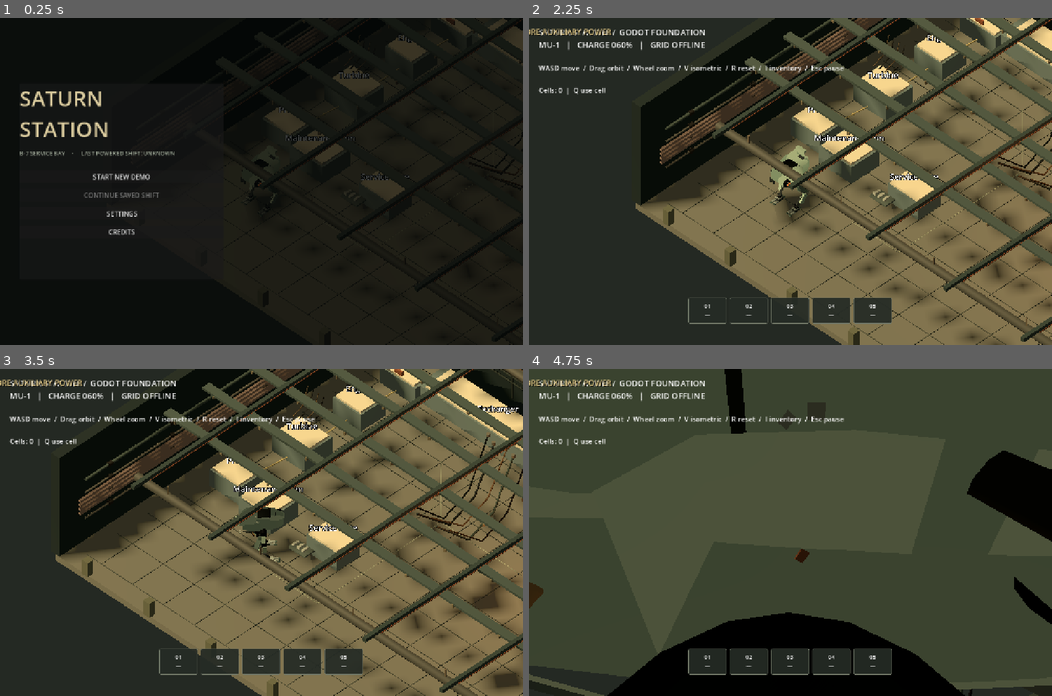
Above: before the commit, frames 1-4 (two rows, left to right).
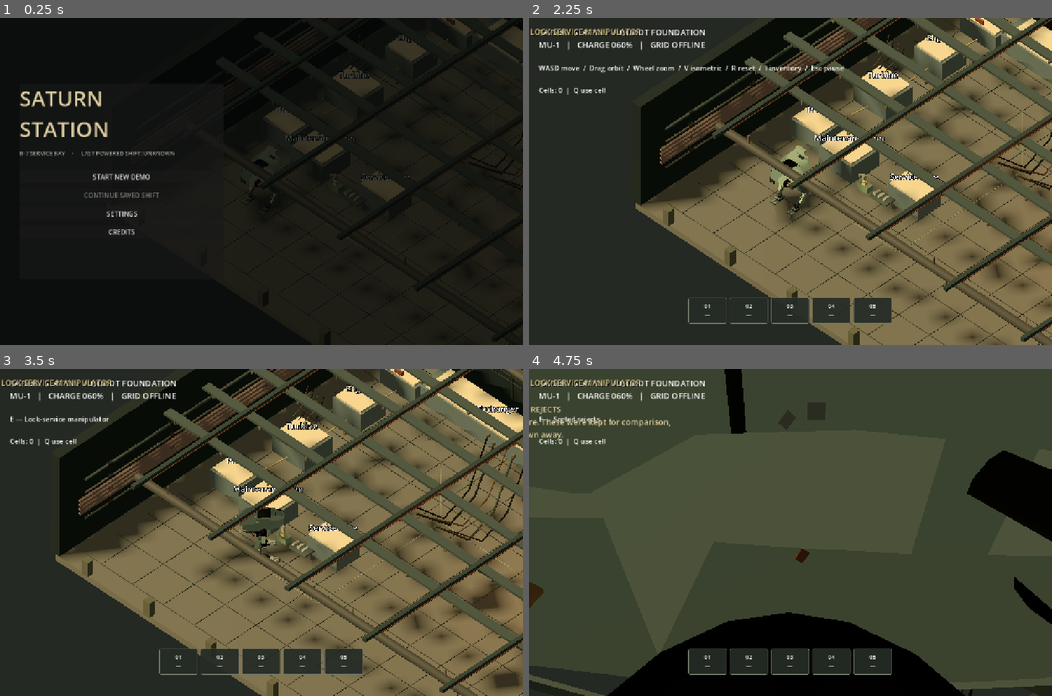
Above: after the commit, the same moments.

Repository: thetruenadia/saturn-station
Game: Godot game, scene res://main_menu.tscn
The game is run twice, just before and just after one commit, with the same random seed, the same clock (stepped at 60 frames per second) and the same inputs.
Inputs (mouse positions are in pixels of both pictures, inside the frame that each line leads up to):
- Up to frame 1 (0.25 s): no input
- Up to frame 2 (2.25 s): click "START NEW DEMO" at 0.5 s; click "BEGIN BOOT SEQUENCE" at 1.25 s; click "Y · SKIP CUTSCENE" at 2 s
- Up to frame 3 (3.5 s): tap Enter at 2.75 s; move the mouse to (376, 516) at 2.77 s; hold D from 2.78 s (still down); tap E at 2.85 s; click (376, 516) at 2.92 s
- Up to frame 4 (4.75 s): release D at 3.5 s; drag from (685, 548) to (764, 597) at 3.52 s; tap Space at 4.25 s; move the mouse to (842, 460) at 4.27 s; hold D from 4.28 s (still down); tap V at 4.35 s; tap E at 4.55 s

The runs differ from the first frame. In frame 1, less than 0.1% of the frame differs, in the area x 63-65%, y 49-52%; in frame 2, 0.4%; in frame 3, 0.9%; in frame 4, 1.2%, in the area x 0-61%, y 3-22%.
Error before the commit: Invalid access to property or key 'note_taken' on a base object of type 'RefCounted (progression.gd)'. (res://workshop.gd:901)

Commit message:
Port manipulator recovery and item inspection

Diff:
--- a/godot/progression.gd
+++ b/godot/progression.gd
@@ -11,12 +11,15 @@
 var spec_released := false
 var spec_unlocked := false
 var claw_salvaged := false
+var manipulator_recovered := false
+var arm_equipped := false
 var probe_crafted := false
 var probe_installed := false
 var install_placed := false
 var door_open := false
 var finished := false
 var record_entry := ""
+var note_taken := false
 
 func add(type: String, count := 1) -> void:
 	inventory[type] = inventory.get(type,0)+count
@@ -38,11 +41,27 @@
 	if claw_salvaged or item_count() > 16:
 		return false
 	claw_salvaged = true
+	manipulator_recovered = true
+	add("manipulator")
 	for type in ["gear","chip","wire"]:
 		add(type)
 	return true
 
+func equip_manipulator() -> bool:
+	if not manipulator_recovered:
+		return false
+	arm_equipped = true
+	return true
+
+func stow_manipulator() -> bool:
+	if not manipulator_recovered or not arm_equipped:
+		return false
+	arm_equipped = false
+	return true
+
 func use_case() -> String:
+	if not arm_equipped:
+		return "A fitted manipulator is required to release the service case."
 	if not case_open:
 		case_open = true
 		return "Service case released. Interact again to recover cell."
@@ -102,7 +121,7 @@
 	return true
 
 func install(at_station: bool) -> bool:
-	if not probe_crafted or probe_installed or not install_placed or not powered or not at_station:
+	if not probe_crafted or probe_installed or not install_placed or not arm_equipped or not powered or not at_station:
 		return false
 	probe_installed = true
 	install_placed = false
@@ -125,9 +144,11 @@
 		"staged": staged.duplicate(true), "cells": cells, "case_open": case_open,
 		"cell_taken": cell_taken, "powered": powered, "authenticated": authenticated,
 		"spec_released": spec_released, "spec_unlocked": spec_unlocked,
-		"claw_salvaged": claw_salvaged, "probe_crafted": probe_crafted,
+		"claw_salvaged": claw_salvaged, "manipulator_recovered": manipulator_recovered,
+		"arm_equipped": arm_equipped, "probe_crafted": probe_crafted,
 		"probe_installed": probe_installed, "install_placed": install_placed,
-		"door_open": door_open, "finished": finished, "record_entry": record_entry
+		"door_open": door_open, "finished": finished, "record_entry": record_entry,
+		"note_taken": note_taken
 	}
 
 func restore(data: Dictionary) -> void:
@@ -142,9 +163,12 @@
 	spec_released = bool(data.get("spec_released", false))
 	spec_unlocked = bool(data.get("spec_unlocked", false))
 	claw_salvaged = bool(data.get("claw_salvaged", false))
+	manipulator_recovered = bool(data.get("manipulator_recovered", claw_salvaged))
+	arm_equipped = bool(data.get("arm_equipped", claw_salvaged))
 	probe_crafted = bool(data.get("probe_crafted", false))
 	probe_installed = bool(data.get("probe_installed", false))
 	install_placed = bool(data.get("install_placed", false))
 	door_open = bool(data.get("door_open", false))
 	finished = bool(data.get("finished", false))
 	record_entry = str(data.get("record_entry", ""))
+	note_taken = bool(data.get("note_taken", false))
--- a/godot/test_progression.gd
+++ b/godot/test_progression.gd
@@ -4,6 +4,7 @@
 	assert(not s.fabricate(true))
 	assert(s.use_exit() == "Restore auxiliary power.")
 	s.powered = true
+	assert(s.use_case().contains("manipulator"))
 	assert(s.login("wrong") == "Access denied.")
 	assert(not s.release_spec())
 	assert(s.take(0,"card"))
@@ -18,6 +19,13 @@
 		assert(s.take(2,type))
 	assert(s.salvage_claw())
 	assert(not s.salvage_claw())
+	assert(s.manipulator_recovered and not s.arm_equipped)
+	assert(s.use_case().contains("manipulator"))
+	assert(s.equip_manipulator())
+	assert(s.use_case().contains("released"))
+	assert(s.stow_manipulator())
+	assert(s.use_case().contains("manipulator"))
+	assert(s.equip_manipulator())
 	var before: Dictionary = s.inventory.duplicate()
 	assert(s.stage("motor"))
 	assert(not s.stage("motor"))
@@ -48,7 +56,7 @@
 	var restored = preload("res://progression.gd").new()
 	restored.restore(snapshot)
 	assert(restored.inventory == s.inventory)
-	assert(restored.powered and restored.finished)
+	assert(restored.powered and restored.finished and restored.arm_equipped)
 	assert(restored.note_taken and restored.inventory.get("note",0) == 1)
 	assert(restored.record_entry == "Four letters: ETNA.")
 	print("Workshop progression assertions passed")
--- a/godot/test_workshop.gd
+++ b/godot/test_workshop.gd
@@ -14,6 +14,8 @@
 	assert(workshop.camera != null and workshop.camera.current)
 	assert(workshop.controls_hint.text.contains("WASD MOVE"))
 	assert(workshop.hotbar_slots.size() == 5)
+	assert(workshop.ambient_player.playing)
+	assert((workshop.ambient_player.stream as AudioStreamWAV).loop_mode == AudioStreamWAV.LOOP_FORWARD)
 	var view_key := InputEventKey.new()
 	view_key.pressed = true
 	view_key.physical_keycode = KEY_V
@@ -25,7 +27,7 @@
 	workshop.update_camera()
 	assert(workshop.camera.projection == Camera3D.PROJECTION_ORTHOGONAL)
 	assert(workshop.claw.visible)
-	assert(workshop._current_directive().contains("RESTORE AUXILIARY POWER"))
+	assert(workshop._current_directive().contains("RECOVER THE LOCK-SERVICE MANIPULATOR"))
 	assert(not workshop.probe_visual.visible)
 	assert(workshop.visual.get_node("Body/CastChassis/LowCastHull") != null)
 	assert(not workshop.visual.get_node("Body/CastChassis/RecoveredYellowServiceArm").visible)
@@ -87,6 +89,30 @@
 
 	workshop.nearby = "Service case"
 	workshop.interact()
+	assert(not workshop.progression.case_open and workshop.message.contains("fitted manipulator"))
+	workshop.nearby = "Auxiliary power"
+	workshop.interact()
+	assert(not workshop.powered and workshop.message.contains("stiff to move"))
+	workshop.nearby = "Lock-service manipulator"
+	workshop.interact()
+	assert(workshop.progression.manipulator_recovered and not workshop.progression.arm_equipped)
+	assert(not workshop.claw.visible and not workshop.recovered_arm.visible)
+	assert(workshop.progression.inventory.get("manipulator",0) == 1)
+	workshop.open_menu("inventory")
+	assert(workshop.menu.find_child("InventoryGrid",true,false) is GridContainer)
+	workshop.select_inventory_item("manipulator")
+	var item_inspection = workshop.menu.find_child("InventoryInspection",true,false)
+	assert(item_inspection.get_child(0).text.contains("Heavy gripper"))
+	workshop.equip_or_stow_manipulator()
+	assert(workshop.progression.arm_equipped and workshop.recovered_arm.visible)
+	assert(workshop._hotbar_items().has("Manipulator ×1"))
+	workshop.equip_or_stow_manipulator()
+	assert(not workshop.progression.arm_equipped and not workshop.recovered_arm.visible)
+	workshop.equip_or_stow_manipulator()
+	assert(workshop.progression.arm_equipped and workshop.recovered_arm.visible)
+	workshop.close_menu()
+	workshop.nearby = "Service case"
+	workshop.interact()
 	workshop.interact()
 	assert(workshop.progression.cells == 1)
 	assert(workshop.notice.visible and workshop.notice.text.contains("POWER CELL"))
@@ -102,8 +128,6 @@
 	workshop.open_menu("card")
 	assert(workshop.menu.find_child("WorkerPortrait",true,false) is TextureRect)
 	workshop.close_menu()
-	workshop.nearby = "Broken claw"
-	workshop.interact()
 	assert(workshop.progression.claw_salvaged and not workshop.claw.visible)
 	assert(workshop.visual.get_node("Body/CastChassis/RecoveredYellowServiceArm").visible)
 	workshop.nearby = "ETNA terminal"
@@ -154,8 +178,14 @@
 	assert(workshop.progression.can_fabricate(true))
 	workshop.fabricate_probe()
 	assert(workshop.progression.probe_crafted and not workshop.progression.probe_installed)
-	workshop.place_probe()
-	workshop.install_probe()
+	var probe_socket = workshop.menu.find_child("MU1ProbeSocket",true,false)
+	assert(probe_socket is PanelContainer)
+	assert(probe_socket._can_drop_data(Vector2.ZERO,{"part_type":"access_probe"}))
+	for child in workshop.menu.get_children():
+		if child is Button:
+			assert(not child.text.to_lower().contains("place probe"))
+			assert(not child.text.to_lower().contains("confirm installation"))
+	probe_socket._drop_data(Vector2.ZERO,{"part_type":"access_probe"})
 	assert(workshop.progression.probe_installed and workshop.probe_visual.visible)
 	workshop.close_menu()
 	workshop.nearby = "Maintenance exit"
--- a/godot/workshop.gd
+++ b/godot/workshop.gd
@@ -19,6 +19,14 @@
 	func _drop_data(_at_position: Vector2, data: Variant) -> void:
 		if _can_drop_data(_at_position,data):
 			host.load_part(str(data.get("part_type","")))
+
+class ProbeSocketTarget extends PanelContainer:
+	var host
+	func _can_drop_data(_at_position: Vector2, data: Variant) -> bool:
+		return host != null and data is Dictionary and str(data.get("part_type","")) == "access_probe" and host.progression.probe_crafted and not host.progression.probe_installed and host.powered and host.at_bench()
+	func _drop_data(_at_position: Vector2, data: Variant) -> void:
+		if _can_drop_data(_at_position,data):
+			host.install_probe()
 
 var player: CharacterBody3D
 var visual: Node3D
@@ -50,6 +58,8 @@
 var observation_counts: Dictionary = {}
 var shard: MeshInstance3D
 var claw: MeshInstance3D
+var recovered_arm: Node3D
+var inventory_inspection := ""
 var note_visual: MeshInstance3D
 var exit_door: MeshInstance3D
 var probe_visual: Node3D
@@ -66,6 +76,7 @@
 var notice: Label
 var notice_tween: Tween
 var sound_player: AudioStreamPlayer
+var ambient_player: AudioStreamPlayer
 var opening_active := false
 var opening_started := false
 var opening_elapsed := 0.0
@@ -129,6 +140,27 @@
 	sound_player.stream = stream
 	sound_player.play()
 
+func make_room_ambience() -> AudioStreamWAV:
+	const sample_rate := 22050
+	const frames := sample_rate * 2
+	var samples := PackedByteArray()
+	samples.resize(frames * 2)
+	for i in range(frames):
+		var t := float(i) / float(sample_rate)
+		var breath := 0.68 + 0.32 * (0.5 - 0.5 * cos(PI * t))
+		var drone := sin(TAU * 50.0 * t) * 0.62 + sin(TAU * 73.0 * t) * 0.38
+		var sample := int(clampf(drone * breath * 0.035, -1.0, 1.0) * 32767.0)
+		samples[i*2] = sample & 0xff
+		samples[i*2+1] = (sample >> 8) & 0xff
+	var stream := AudioStreamWAV.new()
+	stream.format = AudioStreamWAV.FORMAT_16_BITS
+	stream.mix_rate = sample_rate
+	stream.stereo = false
+	stream.data = samples
+	stream.loop_mode = AudioStreamWAV.LOOP_FORWARD
+	stream.loop_end = frames
+	return stream
+
 func block(parent: Node3D, pos: Vector3, size: Vector3, hex: String, solid := false) -> MeshInstance3D:
 	var mesh := MeshInstance3D.new()
 	var shape := BoxMesh.new()
@@ -163,6 +195,12 @@
 	sound_player = AudioStreamPlayer.new()
 	sound_player.name = "WorkshopSoundEffects"
 	add_child(sound_player)
+	ambient_player = AudioStreamPlayer.new()
+	ambient_player.name = "WorkshopRoomAmbience"
+	ambient_player.stream = make_room_ambience()
+	ambient_player.volume_db = -10.0
+	add_child(ambient_player)
+	ambient_player.play()
 	var sun := DirectionalLight3D.new()
 	sun.rotation_degrees = Vector3(-55, -35, 0)
 	sun.light_color = Color("f1d9b1")
@@ -795,18 +833,22 @@
 	hotbar.visible = not opening_active and not observation_active
 
 func _current_directive() -> String:
+	if not progression.manipulator_recovered:
+		return "DIRECTIVE 01  /  RECOVER THE LOCK-SERVICE MANIPULATOR"
+	if not progression.arm_equipped:
+		return "DIRECTIVE 02  /  INSPECT AND FIT THE RECOVERED MANIPULATOR"
 	if not powered:
-		return "DIRECTIVE 01  /  RESTORE AUXILIARY POWER"
+		return "DIRECTIVE 03  /  RESTORE AUXILIARY POWER"
 	if not progression.authenticated:
-		return "DIRECTIVE 02  /  FIND THE ACCESS NOTE · POWER THE TERMINAL"
+		return "DIRECTIVE 04  /  FIND THE ACCESS NOTE · POWER THE TERMINAL"
 	if not progression.spec_unlocked and not progression.spec_released:
-		return "DIRECTIVE 03  /  TERMINAL · RUN SPEC"
+		return "DIRECTIVE 05  /  TERMINAL · RUN SPEC"
 	if progression.spec_released:
-		return "DIRECTIVE 04  /  RECOVER THE RELEASED SPECIFICATION"
+		return "DIRECTIVE 06  /  RECOVER THE RELEASED SPECIFICATION"
 	if not progression.probe_crafted:
-		return "DIRECTIVE 05  /  STAGE COMPONENTS AT THE MAINTENANCE BENCH"
+		return "DIRECTIVE 07  /  STAGE COMPONENTS AT THE MAINTENANCE BENCH"
 	if not progression.probe_installed:
-		return "DIRECTIVE 06  /  PLACE THE ACCESS PROBE IN MU-1'S WRIST SLOT"
+		return "DIRECTIVE 08  /  FIT THE ACCESS PROBE TO MU-1'S WRIST SOCKET"
 	if not progression.door_open:
 		return "EXIT  /  USE THE PROBE AT THE PRESSURE DOOR"
 	return "EXIT  /  PASS THROUGH THE OPEN PRESSURE DOOR"
@@ -846,7 +888,7 @@
 
 func _hotbar_items() -> Array[String]:
 	var items: Array[String] = []
-	for type in ["note","card","camera","motor","gear","chip","plate","wire","tin"]:
+	for type in ["note","card","camera","manipulator","motor","gear","chip","plate","wire","tin"]:
 		if progression.inventory.get(type,0) > 0:
 			items.append(type.capitalize() + " ×" + str(progression.inventory[type]))
 	if progression.probe_crafted:
@@ -882,7 +924,7 @@
 	targets = {
 		"Service case":Vector2(-5,2), "Auxiliary power":Vector2(-10.8,-8.5),
 		"ETNA terminal":Vector2(5,-5.5), "Maintenance station":Vector2(-9,2.2),
-		"Broken claw":Vector2(-7.2,3), "Specification shard":Vector2(5.4,-3.95),
+		"Lock-service manipulator":Vector2(-7.2,3), "Specification shard":Vector2(5.4,-3.95),
 		"Maintenance exit":Vector2(11.4,-10.6), "Observation window":Vector2(2.1,-9.0),
 		"Handwritten note":Vector2(2.1,-7.7), "Crew table":Vector2(8.3,-5.0),
 		"Exchanger":Vector2(-5.5,-9.2), "Turbine":Vector2(-11,-2),
@@ -901,13 +943,19 @@
 	if progression.note_taken:
 		note_visual.hide()
 	claw = block(self,Vector3(-7.2,0.25,3),Vector3(0.65,0.3,0.42),"68765b")
+	block(claw,Vector3(0,0.22,0),Vector3(0.2,0.22,0.22),"b49a57")
+	block(claw,Vector3(-0.02,0.39,0.02),Vector3(0.17,0.36,0.18),"697663")
+	block(claw,Vector3(0.05,0.58,0.06),Vector3(0.14,0.34,0.14),"b49a57")
+	block(claw,Vector3(0.05,0.77,0.12),Vector3(0.23,0.11,0.12),"777c70")
 	for side in [-1,1]:
-		var finger := block(claw,Vector3(side*0.21,0,0.34),Vector3(0.1,0.16,0.46),"777c70")
+		var finger := block(claw,Vector3(0.05+side*0.13,0.76,0.22),Vector3(0.07,0.2,0.08),"777c70")
 		finger.rotation.y = side*0.25
 	shard = block(self,Vector3(5.4,0.65,-3.95),Vector3(0.35,0.48,0.12),"69bc9c")
 	shard.material_override = material("69bc9c",true)
 	shard.hide()
-	probe_visual = visual.get_node("Body/CastChassis/RecoveredYellowServiceArm/WristAccessProbe")
+	recovered_arm = visual.get_node("Body/CastChassis/RecoveredYellowServiceArm")
+	recovered_arm.hide()
+	probe_visual = recovered_arm.get_node("WristAccessProbe")
 	for i in range(4):
 		var x := 6.8+i*0.98
 		block(self,Vector3(x,1.12,-2),Vector3(0.96,2.24,0.7),"b2ad97",true)
@@ -933,7 +981,7 @@
 	var best := 2.4
 	var result := ""
 	for key in targets:
-		if key == "Broken claw" and progression.claw_salvaged:
+		if key == "Lock-service manipulator" and progression.claw_salvaged:
 			continue
 		if key == "Handwritten note" and progression.note_taken:
 			continue
@@ -948,12 +996,18 @@
 func interact() -> void:
 	match nearby:
 		"Service case":
+			if not progression.arm_equipped:
+				message = "The mechanical latch needs a fitted manipulator."
+				return
 			var previous_cells: int = progression.cells
 			message = progression.use_case()
 			if progression.cells > previous_cells:
 				show_notice("ITEM RECOVERED  ·  PORTABLE POWER CELL")
 			_save_progress()
 		"Auxiliary power":
+			if not progression.arm_equipped:
+				message = "The switch is too stiff to move by hand. Fit the recovered manipulator first."
+				return
 			powered = true
 			progression.powered = true
 			power_lamp.material_override = material("72ff92",true)
@@ -968,12 +1022,12 @@
 				message = "Terminal offline."
 		"Maintenance station":
 			open_menu("bench")
-		"Broken claw":
+		"Lock-service manipulator":
 			if progression.salvage_claw():
 				claw.hide()
-				visual.call("set_recovered_arm", true)
-				message = "Claw dismantled: gears, chip, wire."
-				show_notice("SALVAGED  ·  MOTOR / CHIP / WIRE")
+				message = "The loose manipulator is free. Gears, a chip and wire came away with it."
+				show_notice("MANIPULATOR RECOVERED  ·  I TO INSPECT AND EQUIP")
+				_refresh_hotbar()
 				_save_progress()
 		"Specification shard":
 			if progression.collect_spec():
@@ -1222,14 +1276,11 @@
 	_save_progress()
 	refresh_menu()
 
-func place_probe() -> void:
+func install_probe() -> void:
 	progression.install_placed = true
-	_save_progress()
-	refresh_menu()
-
-func install_probe() -> void:
 	if progression.install(at_bench()):
 		visual.call("set_probe_installed", true)
+		message = "Access probe seated in MU-1's wrist socket."
 	_save_progress()
 	refresh_menu()
 
@@ -1256,7 +1307,10 @@
 		amber_light.light_color = Color("d4b56d")
 	if progression.claw_salvaged:
 		claw.hide()
-		visual.call("set_recovered_arm", true)
+	if progression.arm_equipped:
+		recovered_arm.show()
+	else:
+		recovered_arm.hide()
 	if progression.spec_released:
 		shard.show()
 	if progression.probe_installed:
@@ -1268,6 +1322,8 @@
 	paused = true
 	set_process(false)
 	set_physics_process(false)
+	if ambient_player:
+		ambient_player.stop()
 	var layer := get_node_or_null("WorkshopHUD") as CanvasLayer
 	if layer:
 		layer.hide()
@@ -1283,9 +1339,42 @@
 			line("One of several machines that once kept a city alive.")
 			action("Enter Generator 04", enter_generator_hall)
 		"inventory":
-			for item in progression.inventory:
-				line(item.capitalize() + " × " + str(progression.inventory[item]))
-			line("Power cells: " + str(progression.cells))
+			line("EQUIPMENT STORAGE  ·  %d / 20 SLOTS" % progression.item_count())
+			var grid := GridContainer.new()
+			grid.name = "InventoryGrid"
+			grid.columns = 5
+			grid.add_theme_constant_override("h_separation",5)
+			grid.add_theme_constant_override("v_separation",5)
+			menu.add_child(grid)
+			var items := _inventory_items()
+			for i in range(20):
+				var slot := Button.new()
+				slot.name = "InventorySlot%02d" % i
+				slot.custom_minimum_size = Vector2(68,48)
+				if i < items.size():
+					var item_type: String = items[i]
+					slot.text = "%02d\n%s" % [i+1,item_type.capitalize().substr(0,8)]
+					slot.pressed.connect(select_inventory_item.bind(item_type))
+					slot.tooltip_text = _inventory_item_description(item_type)
+				else:
+					slot.text = "%02d\n—" % (i+1)
+					slot.disabled = true
+				grid.add_child(slot)
+			var selected := PanelContainer.new()
+			selected.name = "InventoryInspection"
+			selected.custom_minimum_size = Vector2(0,74)
+			menu.add_child(selected)
+			var selected_text := Label.new()
+			selected_text.text = "SELECT AN ITEM TO INSPECT" if inventory_inspection == "" else inventory_inspection.to_upper() + "\n" + _inventory_item_description(inventory_inspection)
+			selected_text.autowrap_mode = TextServer.AUTOWRAP_WORD_SMART
+			selected.add_child(selected_text)
+			if progression.manipulator_recovered:
+				line("WRIST MOUNT  ·  " + ("MANIPULATOR FITTED" if progression.arm_equipped else "EMPTY"))
+				if progression.arm_equipped:
+					action("STOW MANIPULATOR", equip_or_stow_manipulator)
+				else:
+					action("EQUIP RECOVERED MANIPULATOR", equip_or_stow_manipulator)
+			line("Portable power cells: " + str(progression.cells) + "  ·  Press Q to use one")
 			if progression.inventory.get("note",0) > 0:
 				action("Inspect access note",open_menu.bind("note"))
 			if progression.inventory.get("card",0) > 0:
@@ -1371,10 +1460,23 @@
 				action("Fabricate access probe",fabricate_probe,progression.can_fabricate(at_bench()))
 				if progression.probe_crafted and not progression.probe_installed:
 					line("INSTALLATION GUIDE")
-					line("1 · Seat the access probe in MU-1's open wrist socket.")
-					line("2 · Confirm the fit only after the probe is seated.")
-					action("Place probe in wrist slot",place_probe,powered and at_bench())
-					action("Confirm installation",install_probe,progression.install_placed and powered and at_bench())
+					line("Drag the finished probe into MU-1's open wrist socket.")
+					var probe_button := ComponentDragButton.new()
+					probe_button.part_type = "access_probe"
+					probe_button.text = "GRAB  FINISHED ACCESS PROBE"
+					probe_button.tooltip_text = "Drag this probe onto MU-1's open wrist socket."
+					menu.add_child(probe_button)
+					var socket := ProbeSocketTarget.new()
+					socket.name = "MU1ProbeSocket"
+					socket.host = self
+					socket.custom_minimum_size = Vector2(0,86)
+					menu.add_child(socket)
+					var socket_label := Label.new()
+					socket_label.text = "MU-1 WRIST SOCKET\nDROP PROBE HERE"
+					socket_label.horizontal_alignment = HORIZONTAL_ALIGNMENT_CENTER
+					socket_label.vertical_alignment = VERTICAL_ALIGNMENT_CENTER
+					socket_label.set_anchors_and_offsets_preset(Control.PRESET_FULL_RECT)
+					socket.add_child(socket_label)
 				if progression.probe_installed:
 					line("Probe installed. Use the local exit socket.")
 		_:
@@ -1405,5 +1507,49 @@
 			return progression.record_entry if progression.record_entry != "" else "No local record entries saved."
 	return "File could not be read."
 
+func _inventory_items() -> Array[String]:
+	var result: Array[String] = []
+	for item_type in progression.inventory:
+		for _i in range(int(progression.inventory[item_type])):
+			result.append(str(item_type))
+	return result
+
+func _inventory_item_description(item_type: String) -> String:
+	match item_type:
+		"manipulator":
+			return "Lock-service tool arm. Heavy gripper can release the service case and throw the stiff auxiliary switch."
+		"cell":
+			return "Portable power cell. Press Q to restore 55% of MU-1's internal charge."
+		"card":
+			return "Mara Venn's faded B-7 service card. The reverse carries the terminal password."
+		"note":
+			return "A damp note recovered from the window frame. The handwritten access code is ETNA."
+		"motor":
+			return "Small servo motor recovered from the maintenance lockers. Required for the access probe."
+		"gear":
+			return "Reduction gear salvaged from the seized maintenance gripper. Required for the access probe."
+		"chip":
+			return "Control chip recovered from the manipulator assembly. Required for the access probe."
+		"plate":
+			return "Armour plate recovered from the maintenance stores. Required for the access probe."
+		"wire":
+			return "Flexible wiring loom salvaged from the gripper or stores. Required for the access probe."
+		_:
+			return "Recovered station equipment."
+
+func select_inventory_item(item_type: String) -> void:
+	inventory_inspection = item_type
+	play_tone(610.0,0.025,0.02)
+	refresh_menu()
+
+func equip_or_stow_manipulator() -> void:
+	var changed := progression.stow_manipulator() if progression.arm_equipped else progression.equip_manipulator()
+	if changed:
+		recovered_arm.visible = progression.arm_equipped
+		message = "Manipulator %s." % ("stowed" if not progression.arm_equipped else "fitted to MU-1's wrist mount")
+		show_notice("MANIPULATOR " + ("STOWED" if not progression.arm_equipped else "EQUIPPED"))
+		_save_progress()
+	refresh_menu()
+
 func enter_generator_hall() -> void:
 	get_tree().change_scene_to_file("res://generator_hall.tscn")
Not shown, changed: godot/PORTING-STATUS.md
